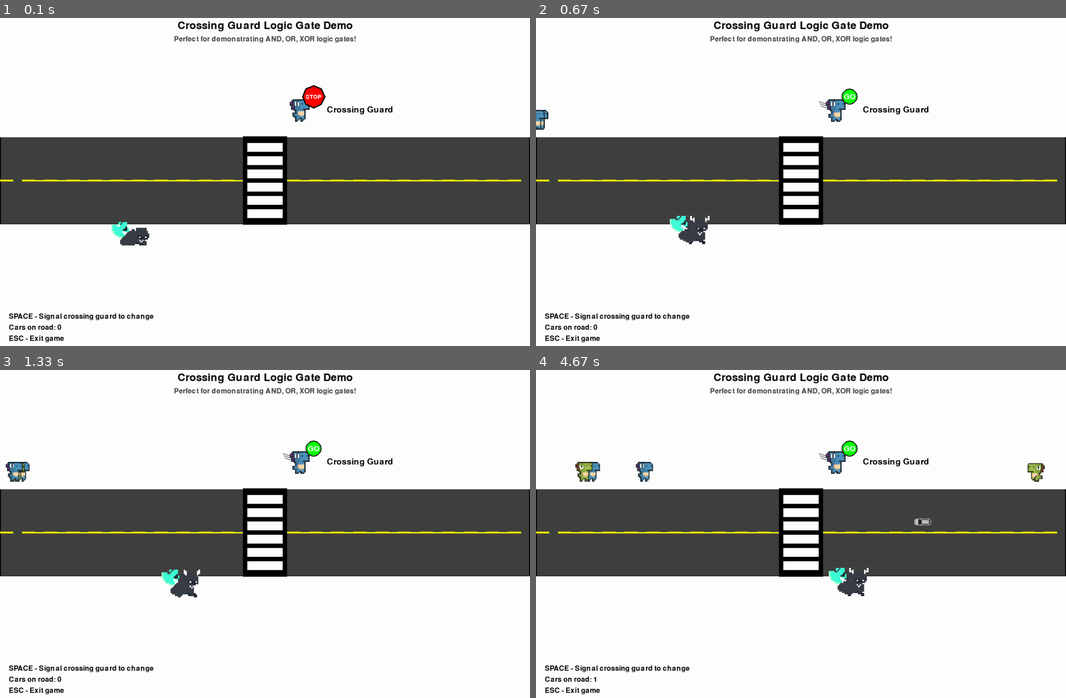
Above: before the commit, frames 1-4 (two rows, left to right).
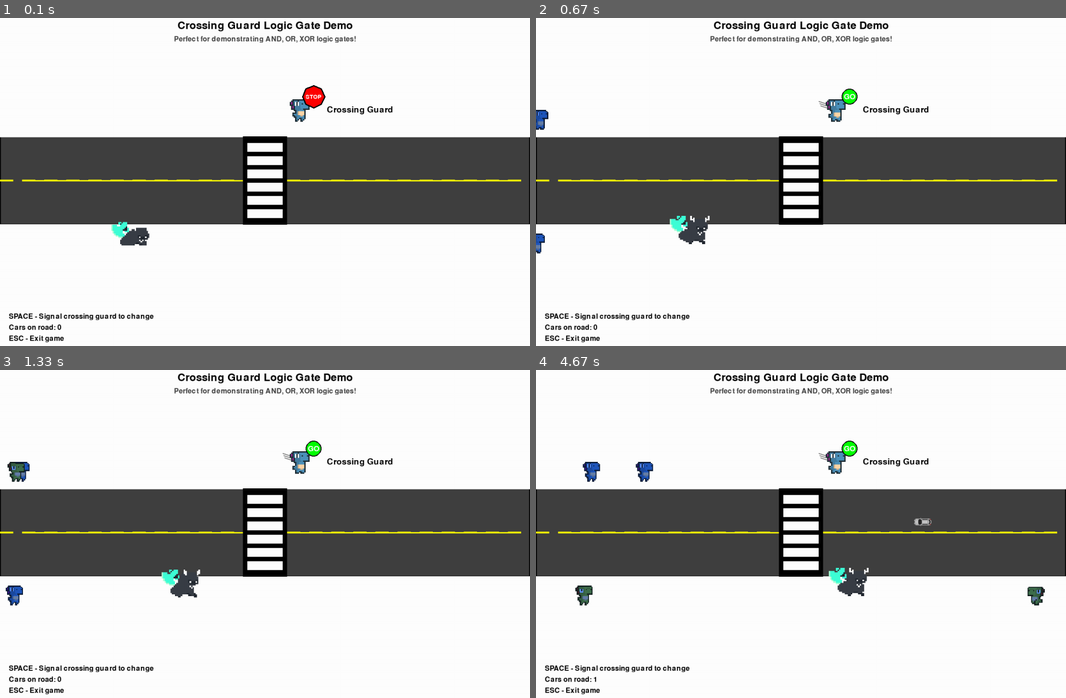
Above: after the commit, the same moments.

Repository: Ekpenga9000/traffic-crossing
Game: pygame game, started from main.py
The game is run twice, just before and just after one commit, with the same random seed, the same clock (stepped at 60 frames per second) and the same inputs.
Inputs:
- Up to frame 1 (0.1 s): no input
- Up to frame 2 (0.67 s): tap Space at 0.33 s
- Up to frame 3 (1.33 s): no input
- Up to frame 4 (4.67 s): tap Space at 4.3, 4.6 s

Frame 1 is identical in both runs. In frame 2, 0.2% of the frame differs, in the area x 0-3%, y 28-72%; in frame 3, 0.3%; in frame 4, 0.8%, in the area x 7-96%, y 28-72%.

Commit message:
Modify the behaviour of the pedestrians to cross the road.

Diff:
--- a/main.py
+++ b/main.py
@@ -84,7 +84,9 @@
         self.pedestrian_manager = PedestrianManager(
             road_y=center_y,
             screen_width=SCREEN_WIDTH,
-            screen_height=SCREEN_HEIGHT
+            screen_height=SCREEN_HEIGHT,
+            zebra_crossing_x=self.zebra_crossing_x,
+            zebra_crossing_width=self.zebra_crossing_width
         )
 
     def handle_events(self):
@@ -124,8 +126,9 @@
         # Update monsters with traffic light awareness
         self.monster_manager.update(dt, self.crossing_guard)
 
-        # Update pedestrians
-        self.pedestrian_manager.update(dt)
+        # Update pedestrians with crossing guard state
+        crossing_guard_state = 'walk' if self.crossing_guard.is_green() else 'stop'
+        self.pedestrian_manager.update(dt, crossing_guard_state)
 
     def draw(self):
         """Draw the game."""
@@ -144,15 +147,15 @@
                 # Draw cars
         self.car_manager.draw(self.screen)
 
-        # Draw pedestrians
-        self.pedestrian_manager.draw(self.screen)
-
         # Draw monsters
         self.monster_manager.draw(self.screen)
 
         # Draw traffic lights (including crossing guard)
         for light in self.traffic_lights:
             light.draw(self.screen)
+
+        # Draw pedestrians (on top of crossing guard)
+        self.pedestrian_manager.draw(self.screen)
 
         # Draw labels for traffic lights
         self.draw_traffic_light_labels()
--- a/src/components/pedestrian.py
+++ b/src/components/pedestrian.py
@@ -42,9 +42,21 @@
         self.right_boundary = SCREEN_WIDTH + 50  # Can go slightly off-screen
 
         # Current state
-        self.state = 'walking'  # 'walking', 'idle'
+        self.state = 'walking'  # 'walking', 'idle', 'wanting_to_cross', 'waiting_to_cross', 'crossing'
         self.idle_timer = 0
         self.idle_duration = random.randint(60, 180)  # Random idle time
+
+        # Crossing behavior
+        self.wants_to_cross = False
+        self.crossing_wait_timer = 0
+        self.crossing_target_y = 0  # Target Y position when crossing
+        self.original_sidewalk_y = y  # Remember original sidewalk position
+        self.is_waiting_at_crossing = False  # Track if waiting at zebra crossing
+
+        # Zebra crossing navigation
+        self.zebra_crossing_x = 0  # Will be set by manager
+        self.zebra_crossing_width = 0  # Will be set by manager
+        self.crossing_edge_tolerance = 10  # How close to crossing edge to stop
 
         # Load pedestrian sprites
         self.load_sprites()
@@ -101,6 +113,8 @@
 
                         # Scale the individual frame to match pedestrian dimensions
                         scaled_frame = pygame.transform.scale(frame_surface, (self.width, self.height))
+
+                        # Store original frame for color changes
                         frames.append(scaled_frame)
 
                     self.sprites[animation] = frames
@@ -113,8 +127,8 @@
 
         except Exception as e:
             print(f"Error loading dino sprites: {e}")
-            # Fallback to placeholder color - green for dinos
-            self.color = (50, 200, 100)  # Green for dinos
+            # Fallback to placeholder color - blue for dinos
+            self.color = (100, 150, 255)  # Blue for dinos
             self.sprites = None
 
     def update(self, dt):
@@ -142,8 +156,8 @@
             else:  # direction == 'left'
                 self.x -= self.speed
 
-            # Randomly decide to stop and idle
-            if random.randint(1, 300) == 1:  # 1 in 300 chance each frame
+            # Randomly decide to go idle (crossing desire is now managed by PedestrianManager)
+            if random.randint(1, 300) == 1:  # 1 in 300 chance to go idle
                 self.state = 'idle'
                 self.idle_timer = 0
                 if self.sprites and 'idle' in self.sprites:
@@ -157,9 +171,83 @@
                 if self.sprites and 'walk' in self.sprites:
                     self.current_animation = 'walk'
 
+        elif self.state == 'wanting_to_cross':
+            # Move toward the zebra crossing
+            crossing_distance = abs(self.x - self.zebra_crossing_x)
+
+            if crossing_distance > self.crossing_edge_tolerance:
+                # Move toward zebra crossing
+                if self.x < self.zebra_crossing_x:
+                    self.x += self.speed
+                    self.direction = 'right'
+                else:
+                    self.x -= self.speed
+                    self.direction = 'left'
+
+                # Use walk animation while moving to crossing
+                if self.sprites and 'walk' in self.sprites:
+                    self.current_animation = 'walk'
+            else:
+                # Reached the zebra crossing - start waiting
+                self.state = 'waiting_to_cross'
+                self.is_waiting_at_crossing = True
+                if self.sprites and 'idle' in self.sprites:
+                    self.current_animation = 'idle'
+
+        elif self.state == 'waiting_to_cross':
+            # Just wait at the crossing edge (yellow state handled in draw method)
+            pass
+
+        elif self.state == 'crossing':
+            # Move vertically across the road to the opposite sidewalk
+            if abs(self.y - self.crossing_target_y) > 2:  # Still crossing
+                if self.y < self.crossing_target_y:
+                    self.y += self.speed * 1.2  # Slightly faster crossing speed
+                else:
+                    self.y -= self.speed * 1.2
+
+                # Use walk animation while crossing
+                if self.sprites and 'walk' in self.sprites:
+                    self.current_animation = 'walk'
+            else:
+                # Finished crossing - resume normal walking on new sidewalk
+                self.y = self.crossing_target_y  # Snap to exact position
+                self.state = 'walking'
+                self.wants_to_cross = False
+                self.is_waiting_at_crossing = False
+
+                # Choose a new random direction to walk on the new sidewalk
+                self.direction = random.choice(['left', 'right'])
+
+                if self.sprites and 'walk' in self.sprites:
+                    self.current_animation = 'walk'
+
         # Update rectangle position
         self.rect.centerx = self.x
         self.rect.centery = self.y
+
+        return True  # Continue existing (don't remove)
+
+    def is_off_screen(self):
+        """
+        Check if pedestrian is off screen and should be removed.
+
+        Returns:
+            bool: True if off screen
+        """
+        return self.x < self.left_boundary or self.x > self.right_boundary
+
+    def can_cross(self, crossing_guard_state):
+        """
+        Check if pedestrian can cross based on crossing guard state.
+
+        Args:
+            crossing_guard_state (str): Current state of crossing guard
+
+        Returns:
+            bool: True if pedestrian can cross
+        """
+        return crossing_guard_state == 'walk'  # Only cross when guard shows 'walk'
 
     def draw(self, surface):
         """
@@ -172,7 +260,19 @@
             # Draw dino sprite with animation
             frames = self.sprites[self.current_animation]
             if frames:
-                current_sprite = frames[self.animation_frame % len(frames)]
+                current_sprite = frames[self.animation_frame % len(frames)].copy()
+
+                # Apply color tint based on state
+                if self.is_waiting_at_crossing:
+                    # Apply yellow tint when waiting at crossing
+                    yellow_overlay = pygame.Surface((self.width, self.height), pygame.SRCALPHA)
+                    yellow_overlay.fill((255, 255, 100, 128))  # Yellow with transparency
+                    current_sprite.blit(yellow_overlay, (0, 0), special_flags=pygame.BLEND_MULT)
+                else:
+                    # Apply blue tint for normal state
+                    blue_overlay = pygame.Surface((self.width, self.height), pygame.SRCALPHA)
+                    blue_overlay.fill((100, 150, 255, 128))  # Light blue with transparency
+                    current_sprite.blit(blue_overlay, (0, 0), special_flags=pygame.BLEND_MULT)
 
                 # Flip sprite horizontally if moving left
                 if self.direction == 'left':
@@ -222,7 +322,7 @@
     Manages pedestrians walking on the sidewalk beside the road.
     """
 
-    def __init__(self, road_y, screen_width, screen_height):
+    def __init__(self, road_y, screen_width, screen_height, zebra_crossing_x=None, zebra_crossing_width=None):
         """
         Initialize the pedestrian manager.
 
@@ -230,13 +330,19 @@
             road_y (int): Y position of the road center
             screen_width (int): Width of the screen
             screen_height (int): Height of the screen
+            zebra_crossing_x (int): X position of the zebra crossing center
+            zebra_crossing_width (int): Width of the zebra crossing
         """
         self.road_y = road_y
         self.screen_width = screen_width
         self.screen_height = screen_height
-
-        # Sidewalk area is higher up, further from the road
-        self.sidewalk_y = road_y - 140  # 140 pixels above the road center (lifted higher)
+        self.zebra_crossing_x = zebra_crossing_x or screen_width // 2
+        self.zebra_crossing_width = zebra_crossing_width or 100
+
+        # Sidewalk areas
+        self.top_sidewalk_y = road_y - 140  # Top sidewalk
+        self.bottom_sidewalk_y = road_y + 140  # Bottom sidewalk
+        self.sidewalk_y = self.top_sidewalk_y  # Default spawn location
 
         # List of active pedestrians
         self.pedestrians = []
@@ -244,6 +350,10 @@
         # Spawn timing
         self.spawn_timer = 0
         self.spawn_interval = random.randint(120, 300)  # 2-5 seconds at 60 FPS
+
+        # Crossing timer - make pedestrians want to cross every 5 seconds
+        self.crossing_timer = 0
+        self.crossing_interval = 300  # 5 seconds at 60 FPS
 
         # Create initial pedestrians
         self.spawn_initial_pedestrians()
@@ -265,18 +375,23 @@
             x = self.screen_width + 30
             direction = 'left'
 
-        y = self.sidewalk_y
+        # Randomly choose which sidewalk to spawn on
+        y = random.choice([self.top_sidewalk_y, self.bottom_sidewalk_y])
         speed = random.uniform(0.5, 1.2)  # Random walking speed
 
         pedestrian = Pedestrian(x, y, direction, speed)
+        # Set zebra crossing coordinates
+        pedestrian.zebra_crossing_x = self.zebra_crossing_x
+        pedestrian.zebra_crossing_width = self.zebra_crossing_width
         self.pedestrians.append(pedestrian)
 
-    def update(self, dt):
+    def update(self, dt, crossing_guard_state='stop'):
         """
         Update all pedestrians.
 
         Args:
             dt (float): Delta time since last frame
+            crossing_guard_state (str): Current crossing guard state
         """
         # Update spawn timer
         self.spawn_timer += 1
@@ -285,12 +400,29 @@
             self.spawn_timer = 0
             self.spawn_interval = random.randint(120, 300)  # New random interval
 
+        # Update crossing timer - make a pedestrian want to cross every 5 seconds
+        self.crossing_timer += 1
+        if self.crossing_timer >= self.crossing_interval:
+            self.trigger_crossing_desire()
+            self.crossing_timer = 0
+
         # Update all pedestrians
         for pedestrian in self.pedestrians[:]:  # Use slice copy for safe removal
-            pedestrian.update(dt)
-
-            # Remove pedestrians that are off screen
-            if pedestrian.is_off_screen():
+            # Allow crossing if guard permits and pedestrian is waiting
+            if pedestrian.state == 'waiting_to_cross' and pedestrian.can_cross(crossing_guard_state):
+                pedestrian.state = 'crossing'
+                pedestrian.is_waiting_at_crossing = False  # No longer waiting
+                # Set target to opposite sidewalk
+                if pedestrian.y < self.road_y:  # Currently on top sidewalk
+                    pedestrian.crossing_target_y = self.bottom_sidewalk_y
+                else:  # Currently on bottom sidewalk
+                    pedestrian.crossing_target_y = self.top_sidewalk_y
+                if pedestrian.sprites and 'walk' in pedestrian.sprites:
+                    pedestrian.current_animation = 'walk'
+
+            # Update pedestrian
+            if not pedestrian.update(dt):
+                # Remove pedestrian if update returns False (off-screen)
                 self.pedestrians.remove(pedestrian)
 
     def draw(self, surface):
@@ -302,6 +434,22 @@
         """
         for pedestrian in self.pedestrians:
             pedestrian.draw(surface)
+
+    def trigger_crossing_desire(self):
+        """
+        Make a pedestrian from the top sidewalk want to cross to the bottom.
+        """
+        # Find pedestrians on top sidewalk who are currently walking normally
+        top_pedestrians = [
+            p for p in self.pedestrians
+            if p.y < self.road_y and p.state == 'walking' and not p.wants_to_cross
+        ]
+
+        if top_pedestrians:
+            # Choose a random pedestrian from the top sidewalk
+            chosen_pedestrian = random.choice(top_pedestrians)
+            chosen_pedestrian.wants_to_cross = True
+            chosen_pedestrian.state = 'wanting_to_cross'
 
     def get_pedestrians(self):
         """Get list of all pedestrians."""
